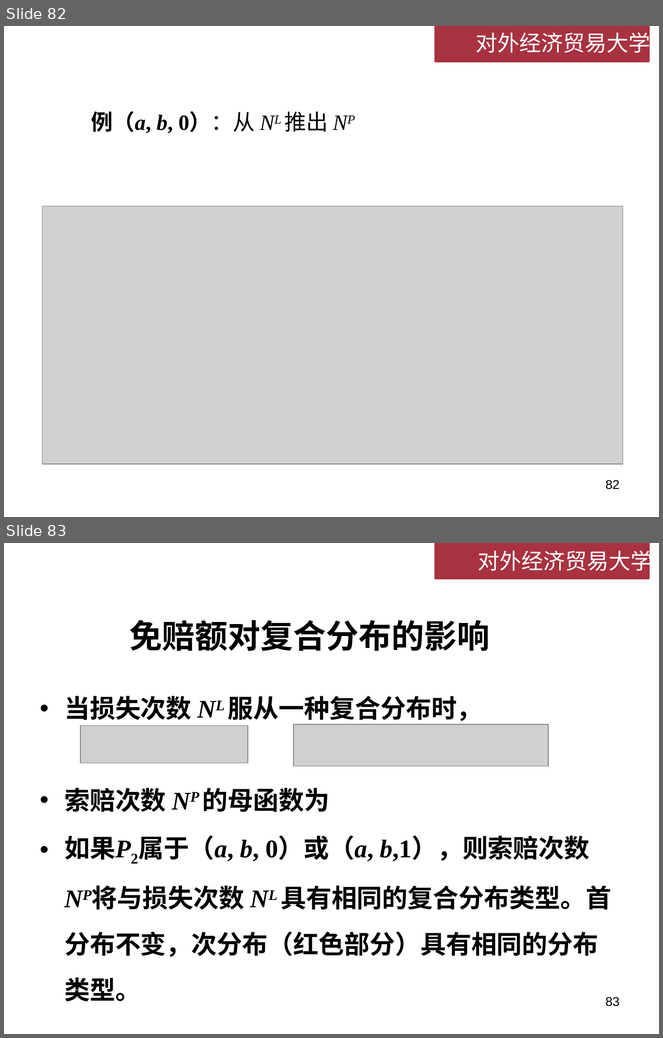
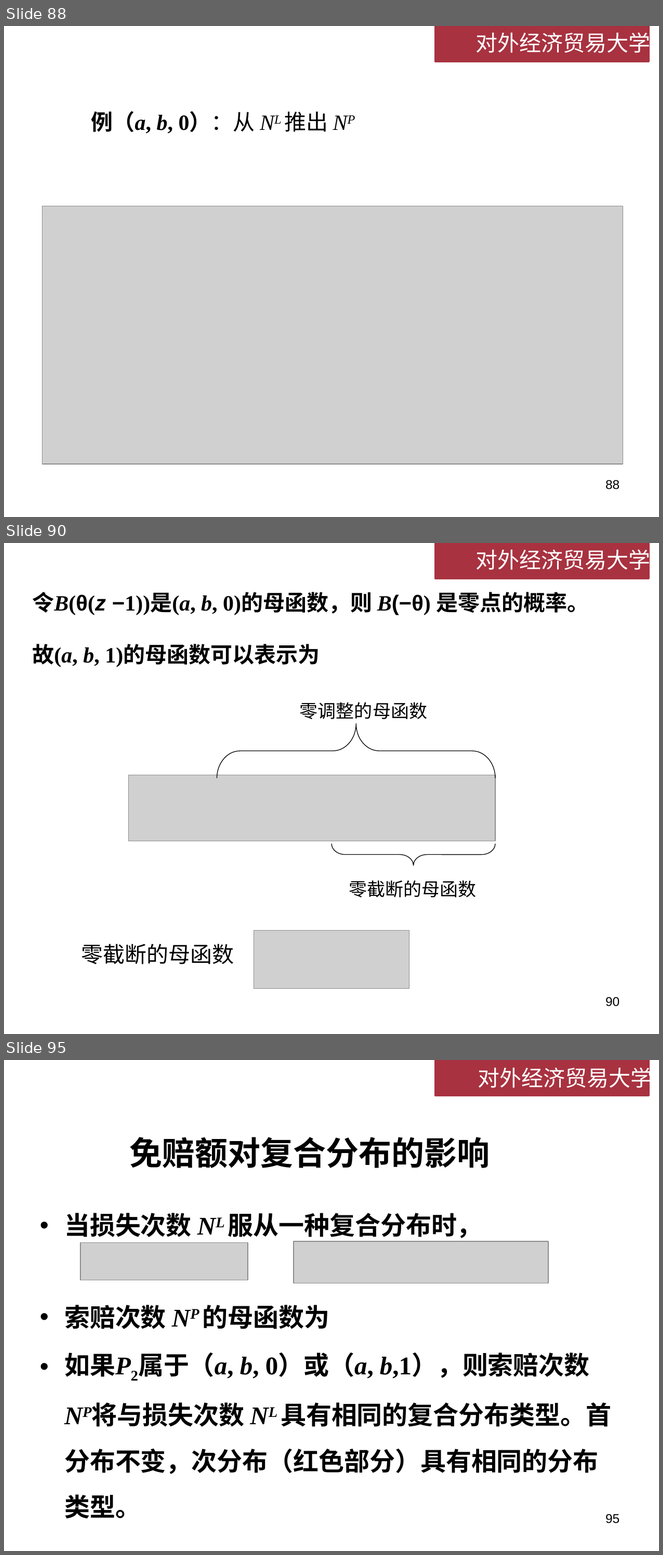
Before and after one commit to lizhengxiao/Non-life-Insurance-Actuarial-Science, a slide deck: Lectures/Week 4 - 损失次数模型.pptx. Shown one above the other, each under a label of ours: slides 82 and 83 before the commit, slides 88, 90 and 95 after it; the slides between them are not shown. The pictures are 663x1038 and 663x1555 pixels, drawn with LibreOffice and Linux fonts; fonts in the diff are those of the drawing; grey boxes stand for pictures; background and template pictures are left out. Boxes give left, top, right and bottom in pixels: in the first picture for what was removed or moved away, otherwise in the second. Text is boxed around its words. In the diff, an @@ line names an element or a change of style, - is before the commit and + after.

```diff
--- a/Lectures/Week 4 - 损失次数模型.pptx
+++ b/Lectures/Week 4 - 损失次数模型.pptx
@@ slide 90 added at box(4, 543, 659, 1034), background #FFFFFF; not listed: 3 template elements that a slide beside it also shows @@
@@ text added at box(32, 592, 590, 667), 24 pt, text #000000, bold @@
+令B(θ(z −1))是(a, b, 0)的母函数，则 B(−θ) 是零点的概率。
+故(a, b, 1)的母函数可以表示为
@@ text added at box(300, 702, 427, 719), 20 pt, text #000000 @@
+零调整的母函数
@@ left brace added at box(217, 724, 495, 778), outline #000000 0.75 pt @@
@@ picture added at box(128, 775, 495, 841) @@
@@ right brace added at box(331, 844, 495, 866), outline #000000 0.75 pt @@
@@ text added at box(349, 880, 476, 898), 20 pt, text #000000 @@
+零截断的母函数
@@ picture added at box(254, 931, 410, 989) @@
@@ text added at box(81, 944, 234, 965), 24 pt, text #000000 @@
+零截断的母函数
@@ page number added at box(606, 997, 620, 1007), 14 pt, text #000000 @@
+90
@@ what was slide 82 is now slide 88 @@
@@ page number at box(606, 480, 620, 490): text changed @@
-82
+88
@@ what was slide 83 is now slide 95 @@
@@ page number at box(606, 1514, 620, 1524): text changed @@
-83
+95
```
Also in this commit, not shown: 9 slides changed, 13 other slides added, 2 slides removed.
